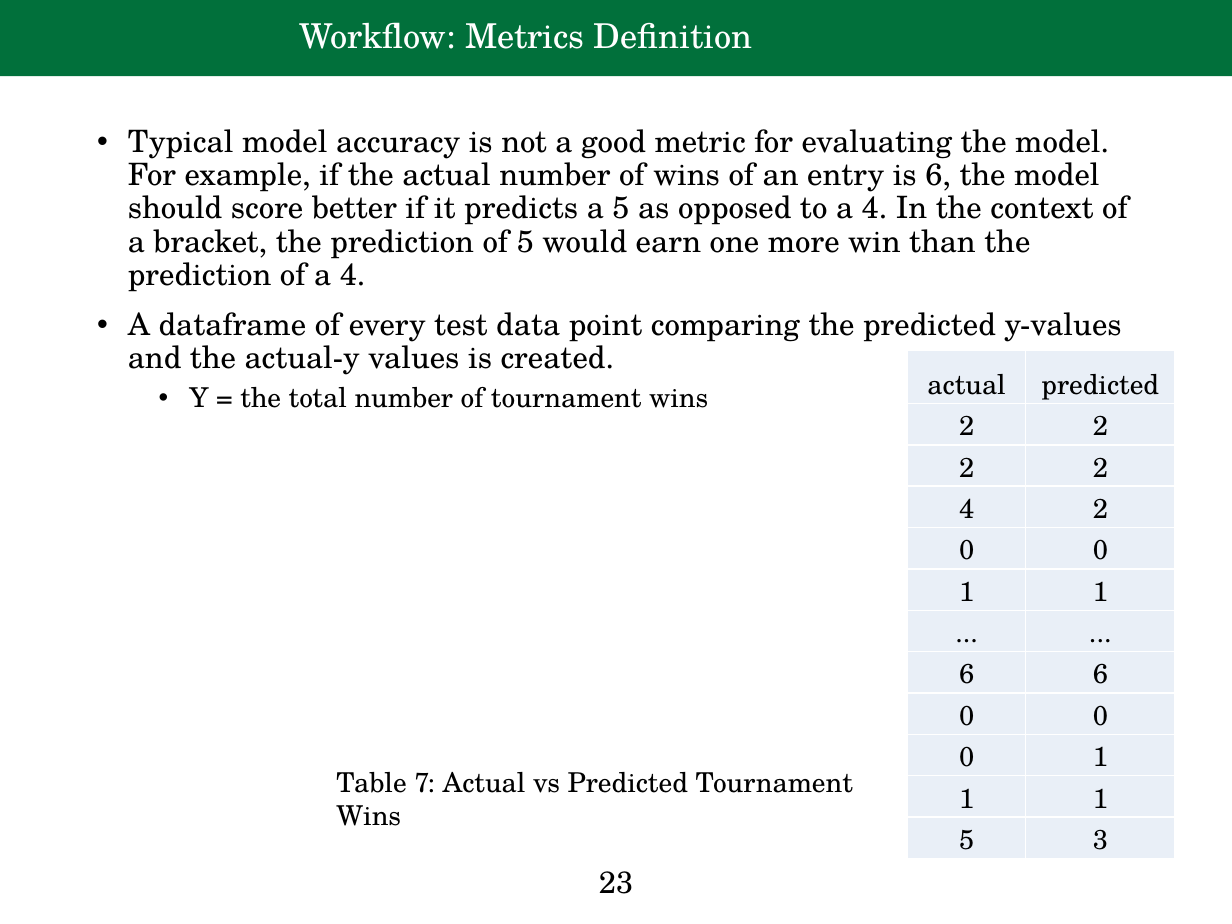
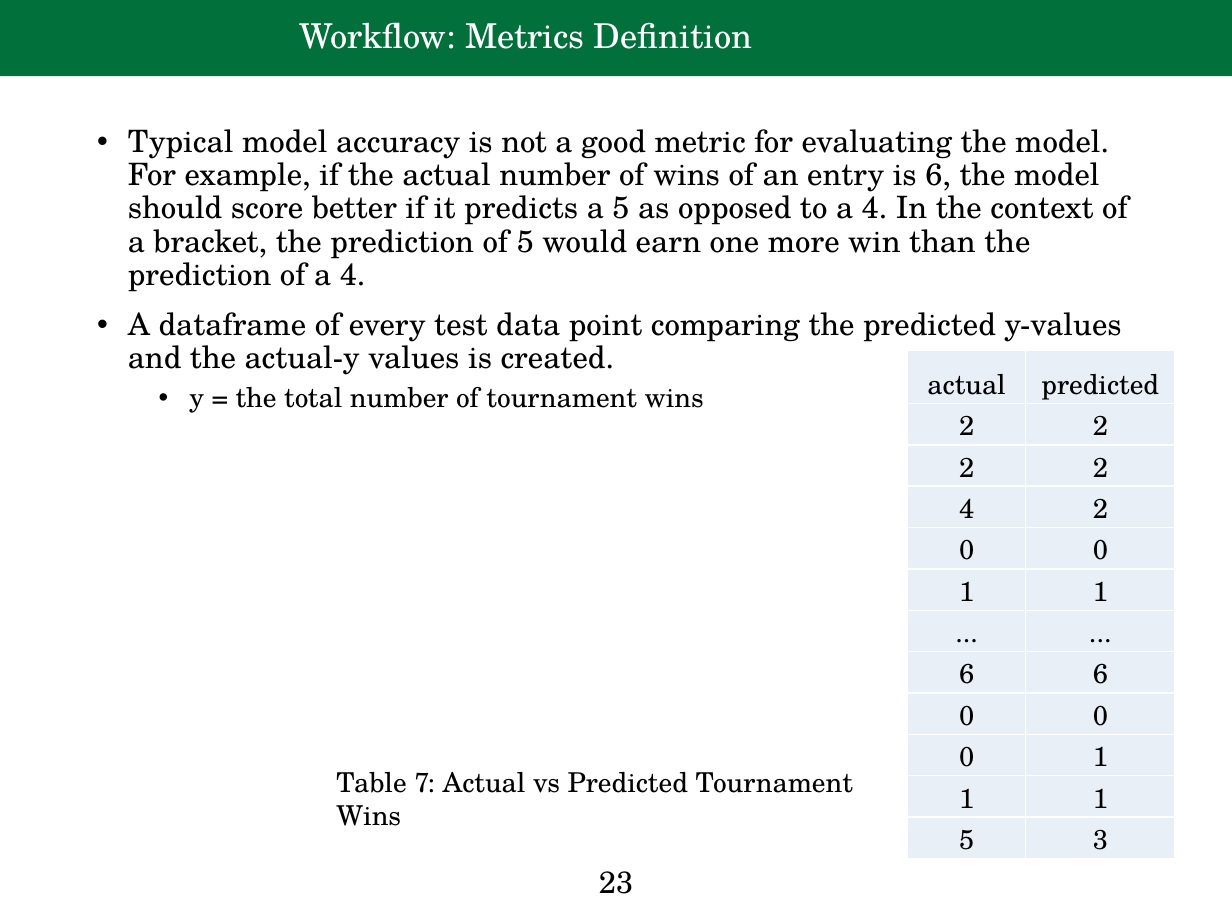
Before and after one commit to pforza/March_Madness_Predictor, a slide deck: slide 23 of Final_Project_Presentation_Forzaglia.pptx. Drawn at 1232x924 pixels with LibreOffice and Linux fonts; fonts in the diff are those of the drawing; background and template pictures are left out. Boxes give left, top, right and bottom in pixels: in the first picture for what was removed or moved away, otherwise in the second. Text is boxed around its words. In the diff, an @@ line names an element or a change of style, - is before the commit and + after.

```diff
--- a/Final_Project_Presentation_Forzaglia.pptx
+++ b/Final_Project_Presentation_Forzaglia.pptx
@@ text at box(189, 387, 704, 413): text changed @@
-  • Y = the total number of tournament wins
+  • y = the total number of tournament wins
```
Also in this commit, not shown: 22 other slides changed, 3 slides added, 2 slides removed.
